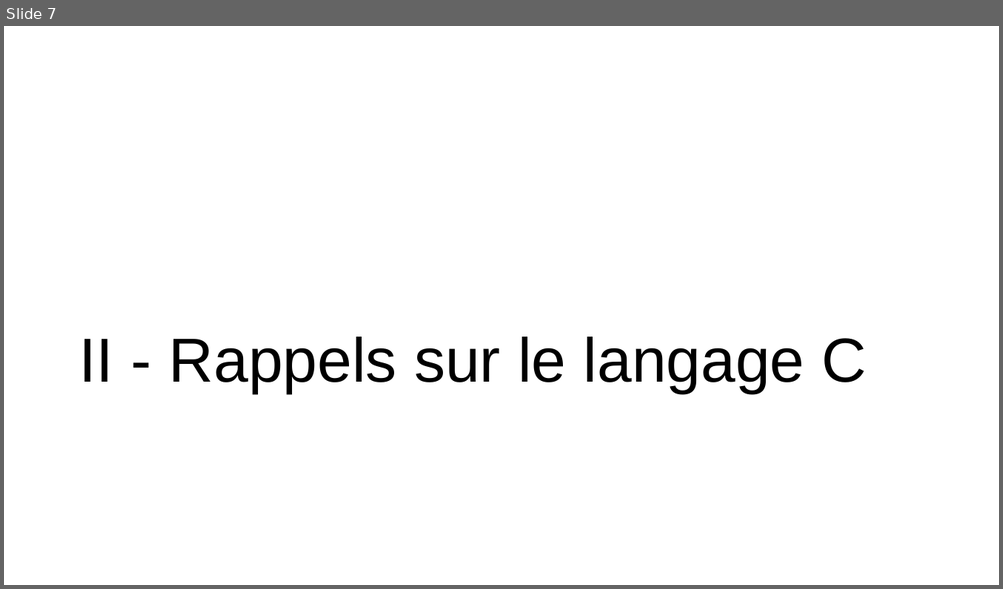
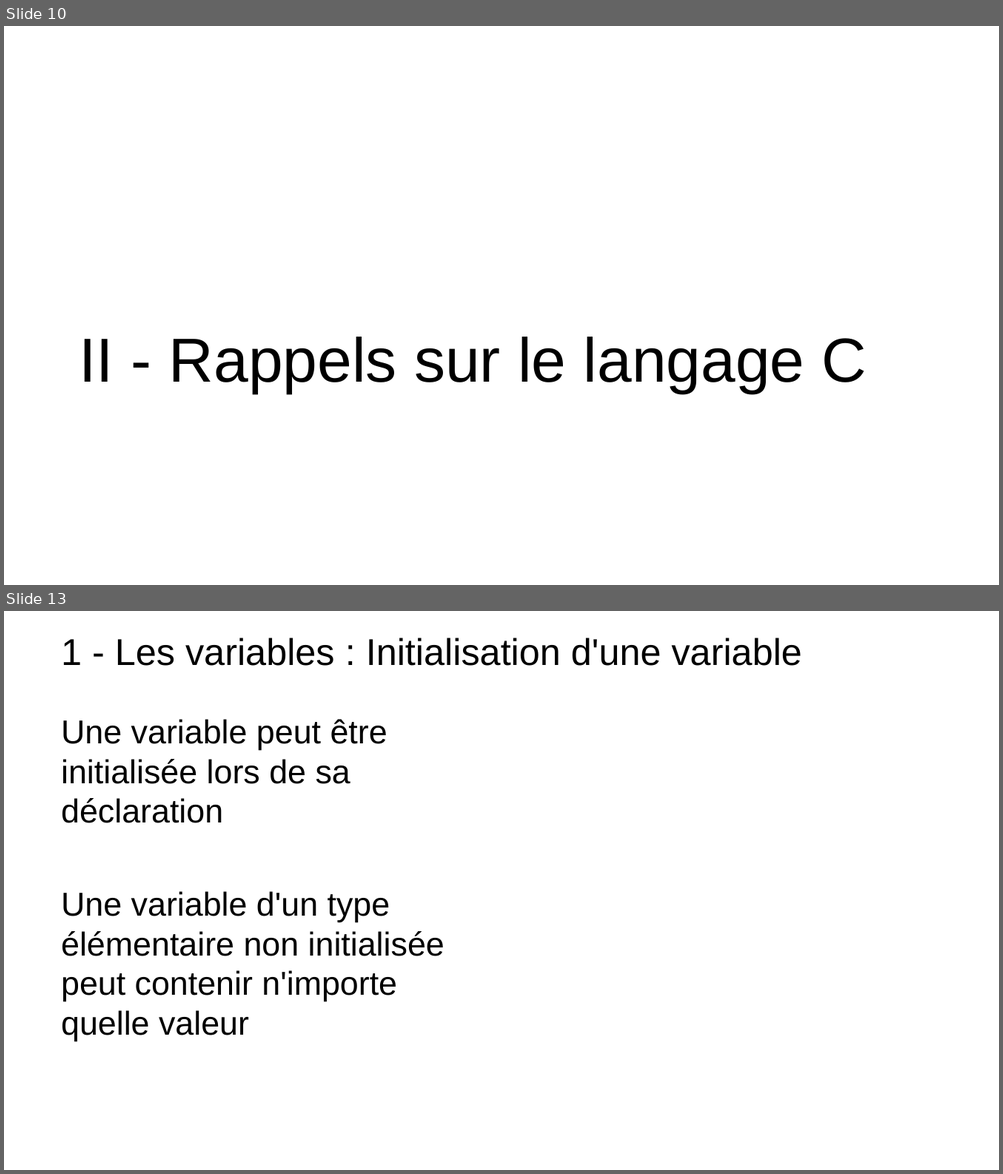
Before and after one commit to t-tortosa/cppCourses, a slide deck: POO.pptx. Shown one above the other, each under a label of ours: slide 7 before the commit, slides 10 and 13 after it; the slides between them are not shown. The pictures are 1003x589 and 1003x1174 pixels, drawn with LibreOffice and Linux fonts; fonts in the diff are those of the drawing; background and template pictures are left out. Boxes give left, top, right and bottom in pixels: in the first picture for what was removed or moved away, otherwise in the second. Text is boxed around its words. In the diff, an @@ line names an element or a change of style, - is before the commit and + after.

```diff
--- a/POO.pptx
+++ b/POO.pptx
@@ slide 13 added at (4, 611, 999, 1170), background picture (left out) @@
@@ title added at (61, 638, 802, 666), 36 pt, text #000000 @@
+1 - Les variables : Initialisation d'une variable
@@ text added at (61, 719, 444, 1042), 32 pt, text #000000 @@
+Une variable peut être initialisée lors de sa déclaration
+Une variable d'un type élémentaire non initialisée peut contenir n'importe quelle valeur
@@ what was slide 7 is now slide 10 @@
```
Also in this commit, not shown: 4 slides changed, 6 other slides added, 1 slide removed, 4 other files.
